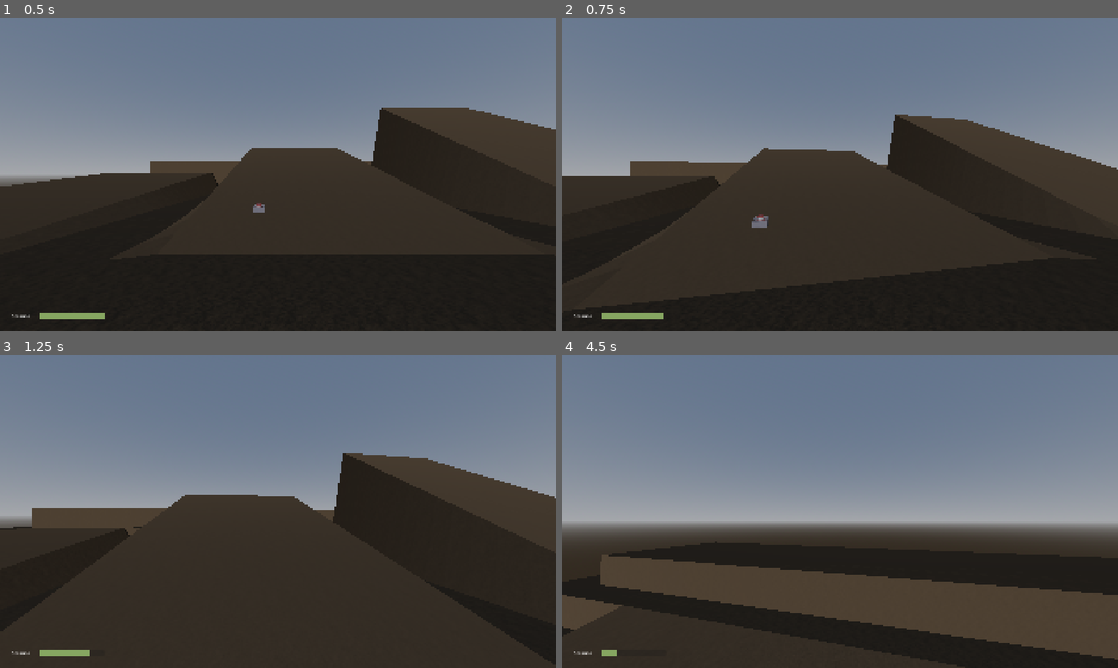
Above: before the commit, frames 1-4 (two rows, left to right).
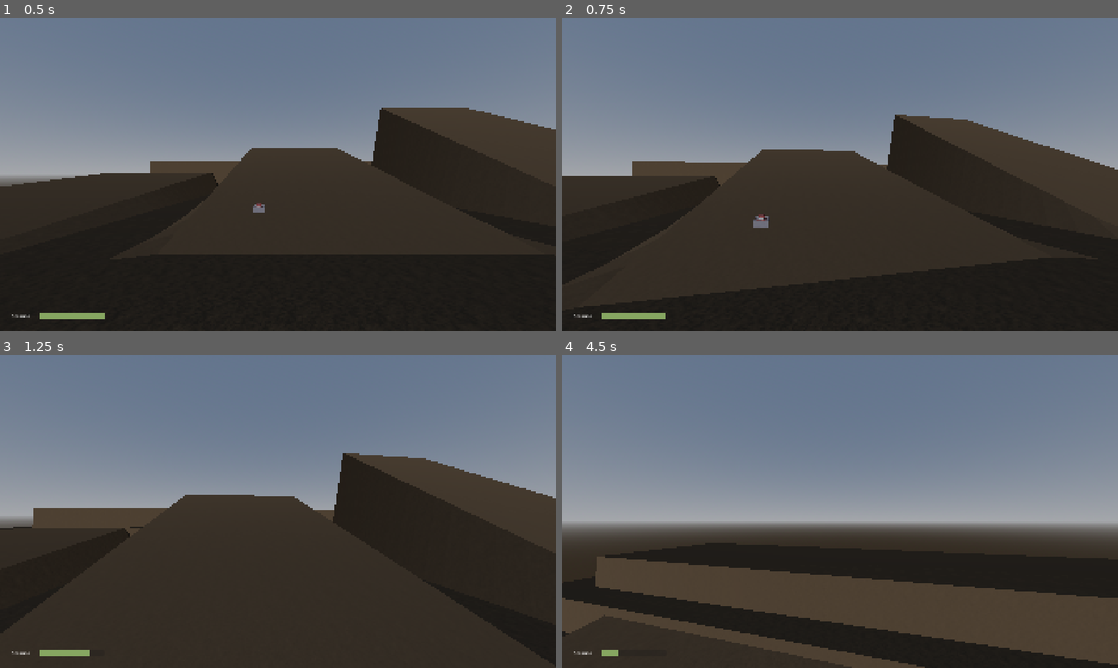
Above: after the commit, the same moments.

Repository: JFCarson/goon-tomb
Game: Godot game, scene res://main.tscn
The game is run twice, just before and just after one commit, with the same random seed, the same clock (stepped at 60 frames per second) and the same inputs.
Inputs (mouse positions are in pixels of both pictures, inside the frame that each line leads up to):
- Up to frame 1 (0.5 s): no input
- Up to frame 2 (0.75 s): tap Enter at 0.5 s; move the mouse to (867, 174) at 0.52 s; hold W (move_forward) from 0.53 s (still down); hold Shift (sprint) from 0.53 s (still down)
- Up to frame 3 (1.25 s): keep holding W (move_forward); keep holding Shift (sprint); tap Space (jump) at 0.77 s
- Up to frame 4 (4.5 s): keep holding W (move_forward); move the mouse to (812, 511) at 1.27 s; release Shift (sprint) at 1.28 s; tap E (interact) at 1.35 s; tap Space (jump) at 1.52, 3.02, 3.77 s; tap Shift (sprint) at 1.55, 2.85, 3.8, 4.35 s; move the mouse to (851, 505) at 2.02 s; hold Shift (sprint) 2.03-2.78 s; move the mouse to (834, 517) at 2.77 s; move the mouse to (878, 514) at 3.52 s; hold E (interact) 3.53-4.28 s; move the mouse to (795, 508) at 4.27 s

Frame 1 is identical in both runs. In frame 2, 0.2% of the frame differs, in the area x 3-100%, y 30-97%; in frame 3, 0.1%; in frame 4, 4.1%, in the area x 0-100%, y 59-100%.

Commit message:
feat(player-controller): create state controller

Diff:
--- a/src/player/player.gd
+++ b/src/player/player.gd
@@ -8,10 +8,10 @@
 # Controllers
 @onready var input : PlayerInputController = $PlayerInputController
 @onready var resources : PlayerResourceController = $PlayerResourceController
+@onready var state : PlayerStateController = $PlayerStateController
 
 # Components
 @onready var camera_arm : CameraArm = $CameraArm
-@onready var motion_state_manager : PlayerMotionState = $PlayerMotionState
 @onready var hud : HUD = $CanvasLayer/HUD
 @onready var interact_ray: RayCast3D = $CameraArm/Camera/InteractRay
 @onready var prompt: Label = $CanvasLayer/HUD/InteractPrompt
@@ -48,7 +48,7 @@
 	can_sprint = input.can_sprint(is_on_floor(), resources.can_sprint())
 
 	# Determine the player's current motion state.
-	motion_state = motion_state_manager.update(velocity, is_on_floor(), can_sprint, Input.is_action_pressed("sprint"))
+	state.update(velocity, is_on_floor(), can_sprint, Input.is_action_pressed("sprint"))
 	input.set_motion_state(motion_state)
 
 	var horizontal_velocity : Vector3 = input.update_movement(delta, velocity, transform.basis, is_on_floor())
@@ -66,7 +66,7 @@
 	move_and_slide()
 
 	# Recalculate the state after movement has been resolved.
-	motion_state = motion_state_manager.update(velocity, is_on_floor(), can_sprint, Input.is_action_pressed("sprint"))
+	motion_state = state.get_motion_state()
 	input.set_motion_state(motion_state)
 
 	# Update stamina using the resolved movement state.
--- a/src/player/player.tscn
+++ b/src/player/player.tscn
@@ -14,6 +14,7 @@
 [ext_resource type="Script" uid="uid://d4f3d4d3h8c6t" path="res://src/player/scripts/player_actions/player_interaction.gd" id="6_l271a"]
 [ext_resource type="Script" uid="uid://x31bgncyr6lp" path="res://src/player/scripts/controllers/player_resource_controller.gd" id="8_rl62b"]
 [ext_resource type="Script" uid="uid://lm6lnmoya2xg" path="res://src/player/scripts/state/player_motion_state.gd" id="11_cwolq"]
+[ext_resource type="Script" uid="uid://dba440vaw672h" path="res://src/player/scripts/controllers/player_state_controller.gd" id="11_wlj80"]
 
 [sub_resource type="CapsuleShape3D" id="CapsuleShape3D_5f2sf"]
 radius = 0.3
@@ -75,6 +76,14 @@
 stamina_settings = SubResource("Resource_o822w")
 metadata/_custom_type_script = "uid://bmnrx4xngblky"
 
+[node name="PlayerStateController" type="Node" parent="." unique_id=1871493187]
+script = ExtResource("11_wlj80")
+metadata/_custom_type_script = "uid://dba440vaw672h"
+
+[node name="PlayerMotionState" type="Node" parent="PlayerStateController" unique_id=790688311]
+script = ExtResource("11_cwolq")
+metadata/_custom_type_script = "uid://lm6lnmoya2xg"
+
 [node name="CameraArm" type="Node3D" parent="." unique_id=1683304578]
 transform = Transform3D(1, 0, 0, 0, 1, 0, 0, 0, 1, 0, 1.6, -0.2)
 script = ExtResource("2_mf2ua")
@@ -86,10 +95,6 @@
 [node name="InteractRay" type="RayCast3D" parent="CameraArm/Camera" unique_id=201963274]
 target_position = Vector3(0, 0, -4)
 
-[node name="PlayerMotionState" type="Node" parent="." unique_id=790688311]
-script = ExtResource("11_cwolq")
-metadata/_custom_type_script = "uid://lm6lnmoya2xg"
-
 [node name="CanvasLayer" type="CanvasLayer" parent="." unique_id=506668441]
 
 [node name="HUD" parent="CanvasLayer" unique_id=190508894 instance=ExtResource("2_rxibo")]
--- /dev/null
+++ b/src/player/scripts/controllers/player_state_controller.gd
@@ -0,0 +1,32 @@
+class_name PlayerStateController
+extends Node
+
+## Coordinates the player's state components.
+## Provides a single interface for the player orchestrator to
+## access and update the player's different state categories.
+
+
+# Components
+@onready var motion : PlayerMotionState = $PlayerMotionState
+
+
+## Public Interface
+# Updates all state components for the current frame.
+func update(velocity : Vector3, is_on_floor : bool, can_sprint : bool, sprint_pressed : bool) -> void:
+	motion.update(velocity, is_on_floor, can_sprint, sprint_pressed)
+
+
+## Public Interface: Motion State
+# Returns the player's current motion state.
+func get_motion_state() -> PlayerEnums.MotionState:
+	return motion.get_state()
+
+
+# Returns whether the player is currently sprinting.
+func is_sprinting() -> bool:
+	return motion.is_sprinting()
+
+
+# Returns whether the player is currently airborne.
+func is_airborne() -> bool:
+	return motion.is_airborne()
--- a/src/player/scripts/state/player_motion_state.gd
+++ b/src/player/scripts/state/player_motion_state.gd
@@ -1,11 +1,8 @@
 class_name PlayerMotionState
 extends Node
 
-## Determines the player's current movement state.
-
-
-# Constants
-const MOVEMENT_THRESHOLD : float = 0.01
+## Manages the player's current motion state.
+## Determines the state from the player's movement and sprint context.
 
 
 # Runtime State
@@ -13,28 +10,38 @@
 
 
 ## Public Interface
-# Returns the current movement state.
+# Updates the player's current motion state.
+func update(velocity : Vector3, is_on_floor : bool, can_sprint : bool, sprint_pressed : bool) -> void:
+	var new_state : PlayerEnums.MotionState
+
+	if not is_on_floor:
+		new_state = PlayerEnums.MotionState.AIRBORNE
+	elif Vector3(velocity.x, 0.0, velocity.z).length_squared() <= 0.01:
+		new_state = PlayerEnums.MotionState.IDLE
+	elif can_sprint and sprint_pressed:
+		new_state = PlayerEnums.MotionState.SPRINTING
+	else:
+		new_state = PlayerEnums.MotionState.WALKING
+
+	if new_state != get_state():
+		motion_state = new_state
+
+
+# Returns the player's current motion state.
 func get_state() -> PlayerEnums.MotionState:
 	return motion_state
 
 
-# Updates and returns the player's current movement state.
-func update(player_velocity : Vector3, is_on_floor : bool, can_sprint : bool, sprint_pressed : bool) -> PlayerEnums.MotionState:
-	motion_state = _determine_state(player_velocity, is_on_floor, can_sprint, sprint_pressed)
-	return motion_state
-
-
-# Determines the player's state from the supplied movement context.
-func _determine_state(player_velocity : Vector3, is_on_floor : bool, can_sprint : bool, sprint_pressed : bool) -> PlayerEnums.MotionState:
+## Internal Calculations
+# Determines the appropriate motion state from the player's current conditions.
+func _determine_state(velocity : Vector3, is_on_floor : bool, can_sprint : bool, sprint_pressed : bool) -> PlayerEnums.MotionState:
 	if not is_on_floor:
 		return PlayerEnums.MotionState.AIRBORNE
 
-	var horizontal_velocity : Vector3 = Vector3(player_velocity.x, 0.0, player_velocity.z)
+	if Vector3(velocity.x, 0.0, velocity.z).length_squared() > 0.01:
+		if can_sprint and sprint_pressed:
+			return PlayerEnums.MotionState.SPRINTING
 
-	if horizontal_velocity.length_squared() <= MOVEMENT_THRESHOLD:
-		return PlayerEnums.MotionState.IDLE
+		return PlayerEnums.MotionState.WALKING
 
-	if can_sprint and sprint_pressed:
-		return PlayerEnums.MotionState.SPRINTING
-
-	return PlayerEnums.MotionState.WALKING
+	return PlayerEnums.MotionState.IDLE
Not shown, added: src/player/scripts/controllers/player_state_controller.gd.uid
